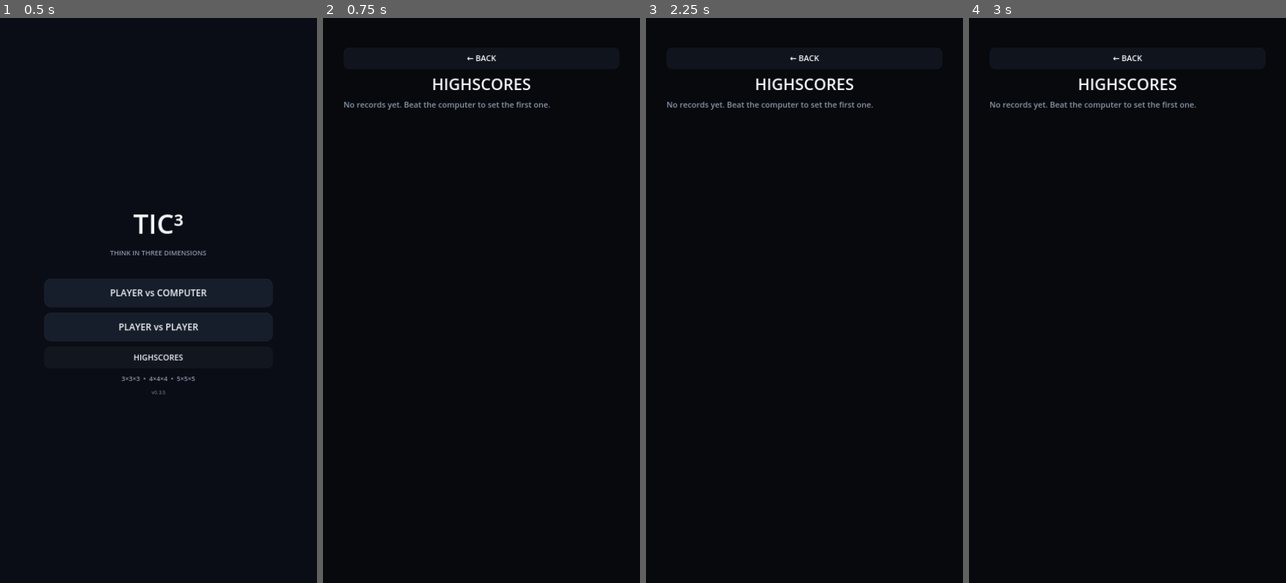
Above: before the commit, frames 1-4 (left to right).
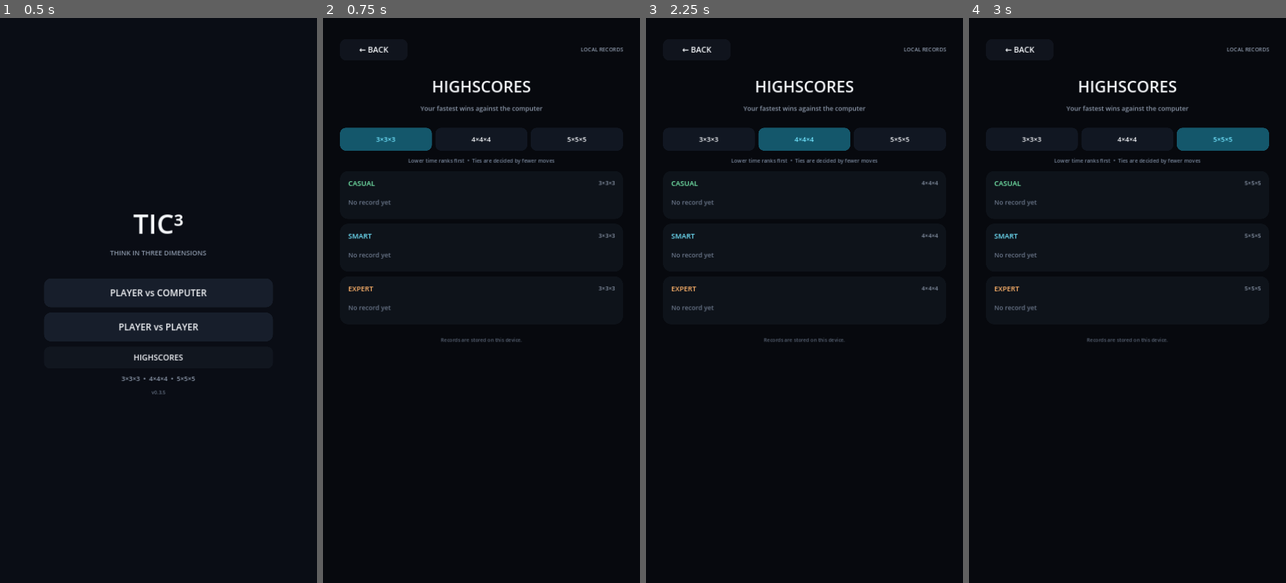
Above: after the commit, the same moments.

Repository: Creativebrook/tic3
Game: Godot game, scene res://scenes/main.tscn
The game is run twice, just before and just after one commit, with the same random seed, the same clock (stepped at 60 frames per second) and the same inputs.
Inputs (mouse positions are in pixels of both pictures, inside the frame that each line leads up to):
- Up to frame 1 (0.5 s): no input
- Up to frame 2 (0.75 s): click "HIGHSCORES" at 0.5 s
- Up to frame 3 (2.25 s): click (709, 136) at 1.25 s, where only the run after the commit has a clickable "3×3×3"; click (804, 136) at 2 s, where only the run after the commit has a clickable "4×4×4"
- Up to frame 4 (3 s): click (1222, 136) at 2.75 s, where only the run after the commit has a clickable "5×5×5"

Frame 1 is identical in both runs. In frame 2, 3.3% of the frame differs, in the area x 5-95%, y 5-58%; in frame 3, 3.3%; in frame 4, 3.3%, in the area x 6-95%, y 5-58%.

Commit message:
ui: redesign highscores for release

Diff:
--- a/scripts/main.gd
+++ b/scripts/main.gd
@@ -39,6 +39,7 @@
 var side_panel: PanelContainer
 var layer_buttons: Array[Button] = []
 var stack_button: Button
+var highscore_size_filter := 3
 
 func _ready() -> void:
 	_build_world()
@@ -599,36 +600,238 @@
 
 func _show_highscores() -> void:
 	_clear_ui()
+
 	var bg := ColorRect.new()
-	bg.color = Color(0.02, 0.025, 0.035, 0.94)
+	bg.color = BG
 	bg.set_anchors_and_offsets_preset(Control.PRESET_FULL_RECT)
 	overlay_root.add_child(bg)
+
+	var root_margin := MarginContainer.new()
+	root_margin.set_anchors_and_offsets_preset(Control.PRESET_FULL_RECT)
+	root_margin.add_theme_constant_override("margin_left", 58)
+	root_margin.add_theme_constant_override("margin_right", 58)
+	root_margin.add_theme_constant_override("margin_top", 72)
+	root_margin.add_theme_constant_override("margin_bottom", 64)
+	overlay_root.add_child(root_margin)
+
+	var page := VBoxContainer.new()
+	page.add_theme_constant_override("separation", 20)
+	root_margin.add_child(page)
+
+	var top_bar := HBoxContainer.new()
+	top_bar.add_theme_constant_override("separation", 16)
+	page.add_child(top_bar)
+
+	var back_btn := _ghost_button("← BACK", _show_home)
+	back_btn.custom_minimum_size = Vector2(230, 72)
+	top_bar.add_child(back_btn)
+
+	var top_spacer := Control.new()
+	top_spacer.size_flags_horizontal = Control.SIZE_EXPAND_FILL
+	top_bar.add_child(top_spacer)
+
+	var local_badge := Label.new()
+	local_badge.text = "LOCAL RECORDS"
+	local_badge.vertical_alignment = VERTICAL_ALIGNMENT_CENTER
+	local_badge.add_theme_font_size_override("font_size", 18)
+	local_badge.add_theme_color_override("font_color", MUTED)
+	top_bar.add_child(local_badge)
+
+	page.add_child(_spacer(10))
+
+	var title := _title("HIGHSCORES")
+	page.add_child(title)
+
+	var subtitle := Label.new()
+	subtitle.text = "Your fastest wins against the computer"
+	subtitle.horizontal_alignment = HORIZONTAL_ALIGNMENT_CENTER
+	subtitle.add_theme_font_size_override("font_size", 22)
+	subtitle.add_theme_color_override("font_color", MUTED)
+	page.add_child(subtitle)
+
+	page.add_child(_spacer(10))
+
+	var size_tabs := HBoxContainer.new()
+	size_tabs.add_theme_constant_override("separation", 12)
+	page.add_child(size_tabs)
+	for n in [3, 4, 5]:
+		var size_btn := _highscore_size_button(n)
+		size_tabs.add_child(size_btn)
+
+	var rule := Label.new()
+	rule.text = "Lower time ranks first  •  Ties are decided by fewer moves"
+	rule.horizontal_alignment = HORIZONTAL_ALIGNMENT_CENTER
+	rule.add_theme_font_size_override("font_size", 18)
+	rule.add_theme_color_override("font_color", Color(0.52, 0.58, 0.67, 0.90))
+	page.add_child(rule)
+
+	var scroll := ScrollContainer.new()
+	scroll.size_flags_vertical = Control.SIZE_EXPAND_FILL
+	scroll.horizontal_scroll_mode = ScrollContainer.SCROLL_MODE_DISABLED
+	page.add_child(scroll)
+
+	var content := VBoxContainer.new()
+	content.size_flags_horizontal = Control.SIZE_EXPAND_FILL
+	content.add_theme_constant_override("separation", 16)
+	scroll.add_child(content)
+
+	for difficulty_name in ["CASUAL", "SMART", "EXPERT"]:
+		content.add_child(_highscore_bucket_card(highscore_size_filter, difficulty_name))
+
+	content.add_child(_spacer(8))
+	var footer := Label.new()
+	footer.text = "Records are stored on this device."
+	footer.horizontal_alignment = HORIZONTAL_ALIGNMENT_CENTER
+	footer.add_theme_font_size_override("font_size", 17)
+	footer.add_theme_color_override("font_color", Color(0.42, 0.47, 0.55, 0.82))
+	content.add_child(footer)
+
+func _highscore_size_button(size_value: int) -> Button:
+	var b := Button.new()
+	b.text = "%d×%d×%d" % [size_value, size_value, size_value]
+	b.custom_minimum_size = Vector2(0, 78)
+	b.size_flags_horizontal = Control.SIZE_EXPAND_FILL
+	b.add_theme_font_size_override("font_size", 23)
+	b.pressed.connect(func():
+		highscore_size_filter = size_value
+		_show_highscores()
+	)
+	var active := highscore_size_filter == size_value
+	_style_button(
+		b,
+		Color(0.08, 0.34, 0.42, 1.0) if active else PANEL,
+		CYAN if active else TEXT,
+		20
+	)
+	return b
+
+func _highscore_bucket_card(size_value: int, difficulty_name: String) -> PanelContainer:
+	var card := PanelContainer.new()
+	card.size_flags_horizontal = Control.SIZE_EXPAND_FILL
+	_apply_panel_style(card, Color(0.055, 0.075, 0.105, 0.96), 28)
+
+	var margin := MarginContainer.new()
+	margin.add_theme_constant_override("margin_left", 28)
+	margin.add_theme_constant_override("margin_right", 28)
+	margin.add_theme_constant_override("margin_top", 24)
+	margin.add_theme_constant_override("margin_bottom", 24)
+	card.add_child(margin)
+
 	var v := VBoxContainer.new()
-	v.position = Vector2(70, 100)
-	v.size = Vector2(940, 1650)
-	v.add_theme_constant_override("separation", 12)
-	overlay_root.add_child(v)
-	v.add_child(_ghost_button("← BACK", _show_home))
-	v.add_child(_title("HIGHSCORES"))
-	for n in [3, 4, 5]:
-		for d in ["CASUAL", "SMART", "EXPERT"]:
-			var entries := score_store.get_scores(n, d)
-			if entries.is_empty():
-				continue
-			v.add_child(_section_label("%d×%d×%d  •  %s" % [n, n, n, d]))
-			for i in range(min(5, entries.size())):
-				var e = entries[i]
-				var row := Label.new()
-				row.text = "#%d     %s     %d moves     %s" % [i + 1, _format_time(float(e["time"])), int(e["moves"]), String(e["date"])]
-				row.add_theme_font_size_override("font_size", 27)
-				row.add_theme_color_override("font_color", TEXT if i == 0 else MUTED)
-				v.add_child(row)
-	if v.get_child_count() <= 2:
+	v.add_theme_constant_override("separation", 14)
+	margin.add_child(v)
+
+	var header := HBoxContainer.new()
+	header.add_theme_constant_override("separation", 12)
+	v.add_child(header)
+
+	var difficulty_label := Label.new()
+	difficulty_label.text = difficulty_name
+	difficulty_label.add_theme_font_size_override("font_size", 24)
+	difficulty_label.add_theme_color_override("font_color", _difficulty_accent(difficulty_name))
+	difficulty_label.size_flags_horizontal = Control.SIZE_EXPAND_FILL
+	header.add_child(difficulty_label)
+
+	var board_label := Label.new()
+	board_label.text = "%d×%d×%d" % [size_value, size_value, size_value]
+	board_label.add_theme_font_size_override("font_size", 19)
+	board_label.add_theme_color_override("font_color", MUTED)
+	header.add_child(board_label)
+
+	var entries := score_store.get_scores(size_value, difficulty_name)
+	if entries.is_empty():
 		var empty := Label.new()
-		empty.text = "No records yet. Beat the computer to set the first one."
-		empty.add_theme_font_size_override("font_size", 27)
-		empty.add_theme_color_override("font_color", MUTED)
+		empty.text = "No record yet"
+		empty.custom_minimum_size = Vector2(0, 66)
+		empty.vertical_alignment = VERTICAL_ALIGNMENT_CENTER
+		empty.add_theme_font_size_override("font_size", 22)
+		empty.add_theme_color_override("font_color", Color(0.46, 0.51, 0.59, 0.90))
 		v.add_child(empty)
+		return card
+
+	var columns := HBoxContainer.new()
+	columns.add_theme_constant_override("separation", 10)
+	v.add_child(columns)
+	columns.add_child(_score_column_label("RANK", 90, HORIZONTAL_ALIGNMENT_LEFT))
+	columns.add_child(_score_column_label("TIME", 230, HORIZONTAL_ALIGNMENT_LEFT))
+	columns.add_child(_score_column_label("MOVES", 190, HORIZONTAL_ALIGNMENT_LEFT))
+	var date_header := _score_column_label("DATE", 0, HORIZONTAL_ALIGNMENT_RIGHT)
+	date_header.size_flags_horizontal = Control.SIZE_EXPAND_FILL
+	columns.add_child(date_header)
+
+	for i in range(min(5, entries.size())):
+		v.add_child(_highscore_row(i + 1, entries[i]))
+
+	return card
+
+func _score_column_label(text_value: String, width: float, alignment: HorizontalAlignment) -> Label:
+	var l := Label.new()
+	l.text = text_value
+	if width > 0:
+		l.custom_minimum_size.x = width
+	l.horizontal_alignment = alignment
+	l.add_theme_font_size_override("font_size", 15)
+	l.add_theme_color_override("font_color", Color(0.45, 0.51, 0.60, 0.92))
+	return l
+
+func _highscore_row(rank: int, entry: Dictionary) -> Control:
+	var row := PanelContainer.new()
+	row.custom_minimum_size = Vector2(0, 72)
+	var is_best := rank == 1
+	_apply_panel_style(row, Color(0.08, 0.12, 0.17, 0.96) if is_best else Color(0.04, 0.055, 0.08, 0.76), 18)
+
+	var margin := MarginContainer.new()
+	margin.add_theme_constant_override("margin_left", 18)
+	margin.add_theme_constant_override("margin_right", 18)
+	row.add_child(margin)
+
+	var h := HBoxContainer.new()
+	h.add_theme_constant_override("separation", 10)
+	margin.add_child(h)
+
+	var rank_label := Label.new()
+	rank_label.text = "#%d" % rank
+	rank_label.custom_minimum_size.x = 72
+	rank_label.vertical_alignment = VERTICAL_ALIGNMENT_CENTER
+	rank_label.add_theme_font_size_override("font_size", 22)
+	rank_label.add_theme_color_override("font_color", CYAN if is_best else MUTED)
+	h.add_child(rank_label)
+
+	var time_label := Label.new()
+	time_label.text = _format_time(float(entry["time"]))
+	time_label.custom_minimum_size.x = 230
+	time_label.vertical_alignment = VERTICAL_ALIGNMENT_CENTER
+	time_label.add_theme_font_size_override("font_size", 27 if is_best else 24)
+	time_label.add_theme_color_override("font_color", TEXT if is_best else Color(0.80, 0.84, 0.90, 1.0))
+	h.add_child(time_label)
+
+	var moves_label := Label.new()
+	moves_label.text = "%d moves" % int(entry["moves"])
+	moves_label.custom_minimum_size.x = 190
+	moves_label.vertical_alignment = VERTICAL_ALIGNMENT_CENTER
+	moves_label.add_theme_font_size_override("font_size", 20)
+	moves_label.add_theme_color_override("font_color", TEXT if is_best else MUTED)
+	h.add_child(moves_label)
+
+	var date_label := Label.new()
+	date_label.text = String(entry["date"])
+	date_label.size_flags_horizontal = Control.SIZE_EXPAND_FILL
+	date_label.horizontal_alignment = HORIZONTAL_ALIGNMENT_RIGHT
+	date_label.vertical_alignment = VERTICAL_ALIGNMENT_CENTER
+	date_label.add_theme_font_size_override("font_size", 18)
+	date_label.add_theme_color_override("font_color", MUTED)
+	h.add_child(date_label)
+
+	return row
+
+func _difficulty_accent(difficulty_name: String) -> Color:
+	match difficulty_name:
+		"CASUAL":
+			return GREEN
+		"EXPERT":
+			return ORANGE
+		_:
+			return CYAN
 
 func _format_time(seconds: float) -> String:
 	var total_cs := int(seconds * 100.0)
